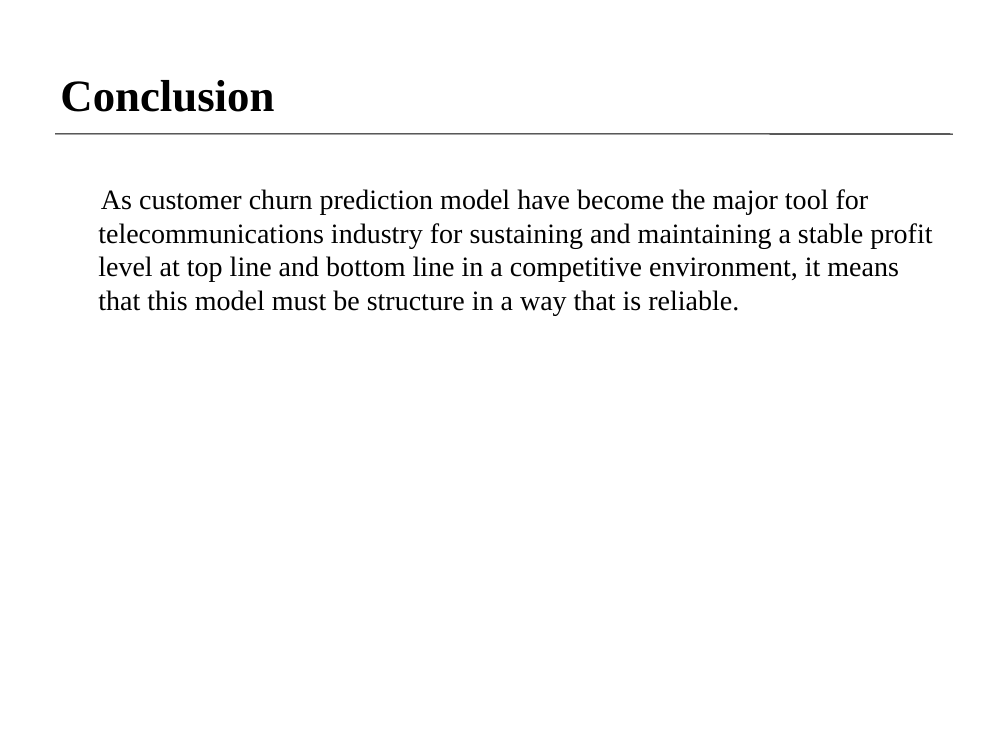
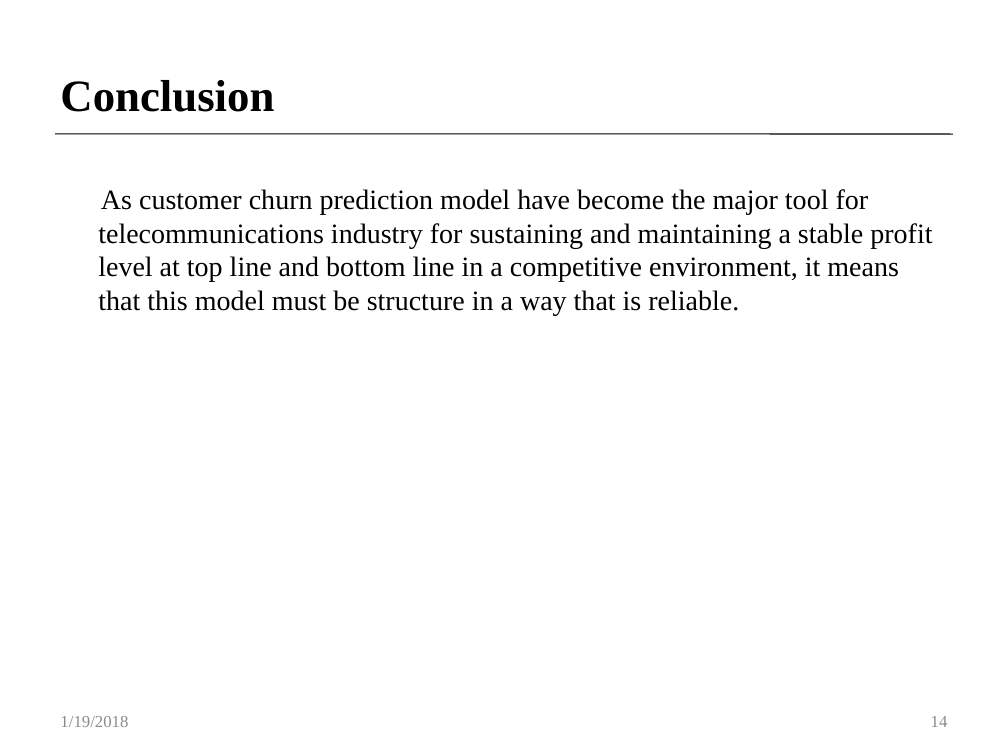
Before and after one commit to Customer-Churn-Prediction/Project-Machine-Learning, a slide deck: slide 14 of Customer Churn Prediction In Telecom Industry.pptx. Drawn at 1008x756 pixels with LibreOffice and Linux fonts; fonts in the diff are those of the drawing. Boxes give left, top, right and bottom in pixels: in the first picture for what was removed or moved away, otherwise in the second. Text is boxed around its words. In the diff, an @@ line names an element or a change of style, - is before the commit and + after.

```diff
--- a/Customer Churn Prediction In Telecom Industry.pptx
+++ b/Customer Churn Prediction In Telecom Industry.pptx
@@ text added at box(60, 716, 128, 727), 12 pt, text #8C8C8C @@
+1/19/2018
@@ page number added at box(931, 716, 948, 727), 12 pt, text #8C8C8C @@
+14
```
Also in this commit, not shown: 15 other slides changed, 1 slide added, 1 slide removed.
